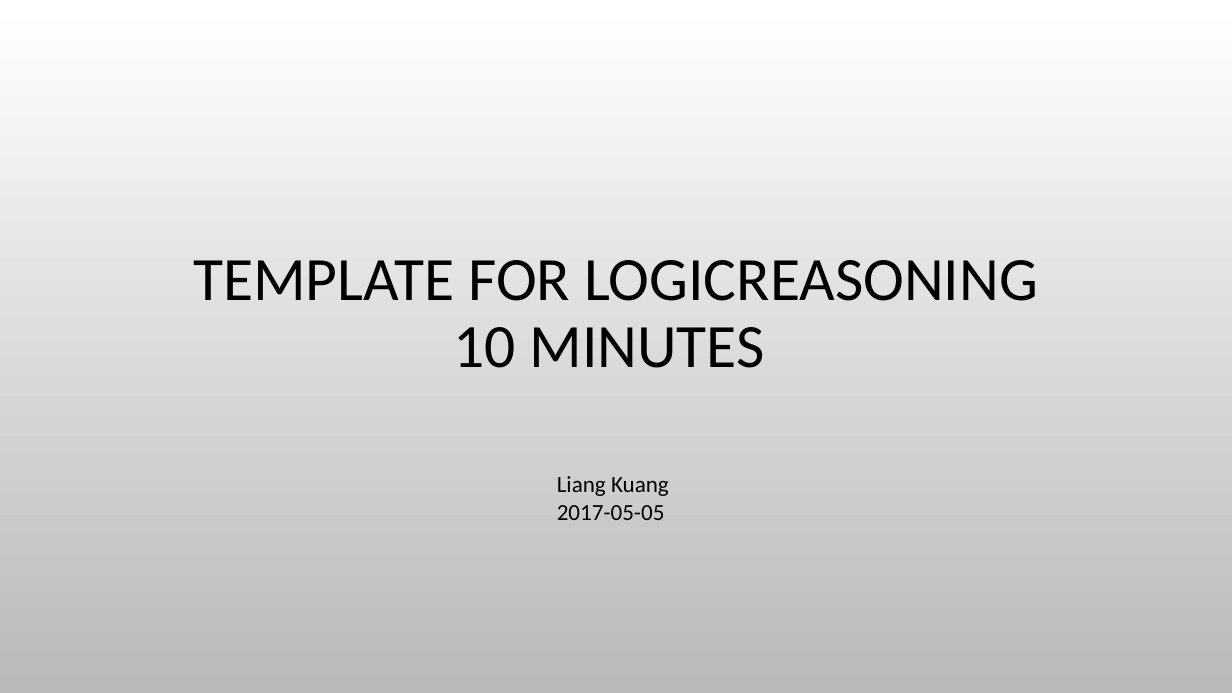
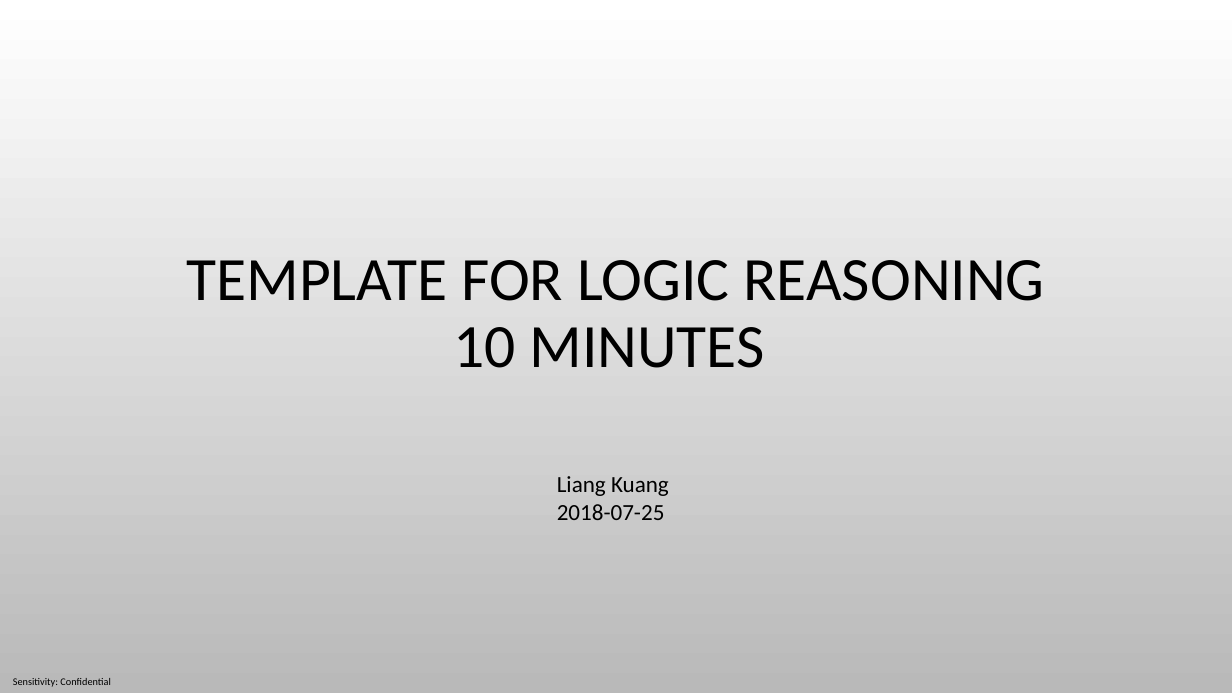
Before and after one commit to eulertech/teambuilding, a slide deck: slide 1 of logicReasoning/Questions/Answer Template_GroupName.pptx. Drawn at 1232x693 pixels with LibreOffice and Linux fonts; fonts in the diff are those of the drawing; background and template pictures are left out. Boxes give left, top, right and bottom in pixels: in the first picture for what was removed or moved away, otherwise in the second. Text is boxed around its words. In the diff, an @@ line names an element or a change of style, - is before the commit and + after.

Commit message:
changes to powerpoint

```diff
--- a/logicReasoning/Questions/Answer Template_GroupName.pptx
+++ b/logicReasoning/Questions/Answer Template_GroupName.pptx
@@ title at box(186, 260, 1045, 368): spaces changed @@
-TEMPLATE FOR LOGICREASONING
-10 MINUTES
+TEMPLATE FOR LOGIC REASONING
+10 MINUTES
@@ text at box(557, 504, 665, 520): text changed @@
-2017-05-05
+2018-07-25
@@ text added at box(13, 678, 111, 687), 8 pt, text #000000 @@
+Sensitivity: Confidential
```
Also in this commit, not shown: 7 other slides changed.
